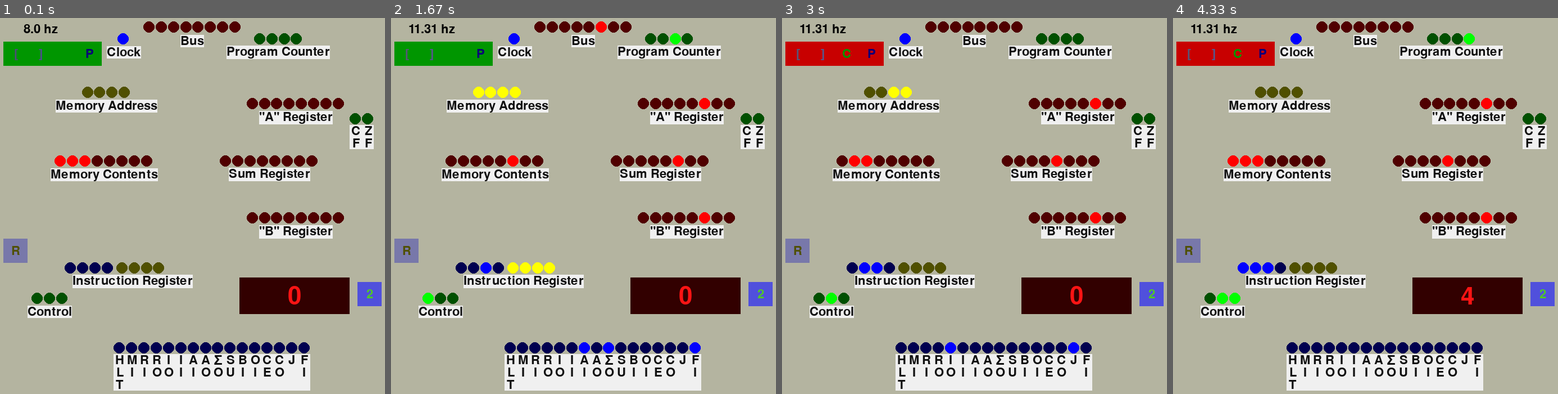
Above: before the commit, frames 1-4 (left to right).
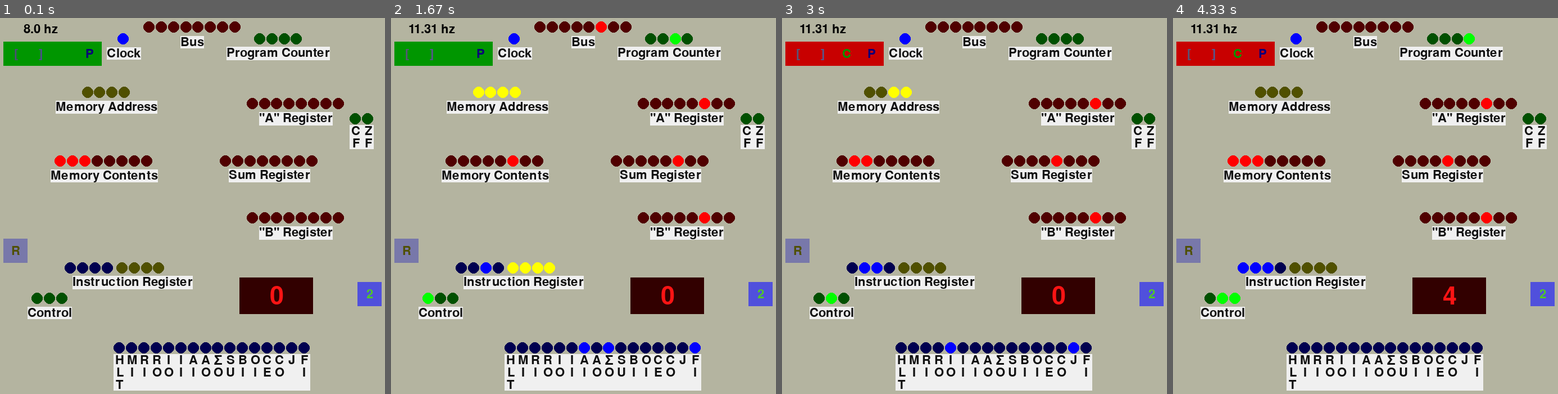
Above: after the commit, the same moments.

Repository: beauxq/be8bbbce
Game: pygame game, started from visual.py
Same seed, same stepped clock (60 frames per second), same inputs: the game is played once before the commit and once after it.
Inputs:
- Up to frame 1 (0.1 s): no input
- Up to frame 2 (1.67 s): tap  at 0.33 s; tap Space at 0.67, 1.07, 1.37, 1.57 s
- Up to frame 3 (3 s): tap Space at 1.9, 2.2, 2.4, 2.7, 2.97 s
- Up to frame 4 (4.33 s): tap Space at 3.3, 3.6, 3.73, 4.13 s; tap  at 3.38, 3.82 s

The runs differ from the first frame. In frame 1, 4.3% of the frame differs, in the area x 7-91%, y 4-81%; in frame 2, 4.3%; in frame 3, 4.3%; in frame 4, 4.3%.

Commit message:
more layout optimizing

Diff:
--- a/visualcomponents/visualmain.py
+++ b/visualcomponents/visualmain.py
@@ -1,3 +1,4 @@
+from math import log2
 from typing import Tuple, List, Union
 import pygame
 from computer import Computer
@@ -13,6 +14,7 @@
 
 class VisualMain:
     def __init__(self, computer: Computer):
+        pygame.display.set_caption("be8bbbce")
         self.screen = pygame.display.set_mode((700, 700), pygame.RESIZABLE)
         self.computer = computer
         self.running = False
@@ -27,16 +29,25 @@
         self.clock_count = 0  # clock toggles since last change in hz
         self.last_ms = 0  # time of last change in hz (ms)
 
-        self.load_fonts()
-
-    def load_fonts(self):
-        # print("setting font size", int(self.led_size()) + 1)
+        self.load_dimensions()
+
+    def load_dimensions(self):
+        # print("setting font size", int(self.led_size + 1)
         # print("width", self.screen.get_width())
+        self.led_size = (min(self.screen.get_width(),
+                             self.screen.get_height()) /
+                         ((self.computer.bit_count * 2.5) + 12))
+        # control multiplier
+        self.mult = .25 * log2(self.computer.bit_count) + .25
         self.button_font = pygame.font.Font('freesansbold.ttf',
-                                            int(self.led_size()) + 1)
+                                            int((self.led_size + 1)
+                                                * self.mult))
         self.output_font = pygame.font.Font('freesansbold.ttf',
-                                            (int(self.led_size()) + 1) * 2)
+                                            int((self.led_size + 1)
+                                                * 2 * self.mult))
         self.label_font = self.button_font
+        self.vertical_label_font = pygame.font.Font('freesansbold.ttf',
+                                                    int(self.led_size + 1))
 
     def clock_count_reset(self):
         self.clock_count = 0
@@ -66,7 +77,7 @@
                                                       pygame.RESIZABLE)
                 self.screen.blit(old_surface_saved, (0, 0))
                 del old_surface_saved
-                self.load_fonts()
+                self.load_dimensions()
                 # note this pygame bug with resizing window:
                 # https://github.com/pygame/pygame/issues/201
                 # Resizing from the corner of the window doesn't work.
@@ -158,41 +169,40 @@
             color = (200, 0, 0)
         x = self.screen.get_width() * .02
         y = self.screen.get_height() * .1
-        size = self.led_size() * 2
+        size = self.led_size * 2 * self.mult
         pygame.draw.rect(self.screen, color, pygame.Rect(x, y, size * 4, size))
         # pause
         text = self.button_font.render('P', True, (10, 0, 120))
         text_rect = text.get_rect()
-        text_rect.center = (x + (size * 3.5), y + self.led_size())
+        text_rect.center = (x + (size * 3.5), y + (size / 2))
         self.screen.blit(text, text_rect)
         # clock tick
         text = self.button_font.render("C", True, (0, 150, 0))
         text_rect = text.get_rect()
-        text_rect.center = (x + (size * 2.5), y + self.led_size())
+        text_rect.center = (x + (size * 2.5), y + (size / 2))
         self.screen.blit(text, text_rect)
         # speed up
         color = int(252 * self.clock_hz_exponent / MAX_CLOCK_HZ_EXPONENT)
         text = self.button_font.render("]", True, (color, color, 140))
         text_rect = text.get_rect()
-        text_rect.center = (x + (size * 1.5), y + self.led_size())
+        text_rect.center = (x + (size * 1.5), y + (size / 2))
         self.screen.blit(text, text_rect)
         # slow down
         text = self.button_font.render("[", True, (color, color, 120))
         text_rect = text.get_rect()
-        text_rect.center = (x + (size * 0.5), y + self.led_size())
+        text_rect.center = (x + (size * 0.5), y + (size / 2))
         self.screen.blit(text, text_rect)
         # clock hz
         text = self.button_font.render(str(self.get_clock_hz()) + " hz",
                                        True, (0, 0, 0))
         text_rect = text.get_rect()
-        text_rect.center = (x + (size * 1.5), y - self.led_size())
+        text_rect.center = (x + (size * 1.5), y - (size / 2))
         self.screen.blit(text, text_rect)
 
         # reset button
         color = (120, 120, 170)
         x = self.screen.get_width() * .02
         y = self.screen.get_height() * .6
-        size = self.led_size() * 2
         pygame.draw.rect(self.screen, color, pygame.Rect(x, y, size, size))
         # r
         text = self.button_font.render('R', True, (80, 80, 0))
@@ -204,7 +214,6 @@
         color = (170, 80, 170) if self.twos else (80, 80, 220)
         x = self.screen.get_width() * .92
         y = self.screen.get_height() * .71
-        size = self.led_size() * 2
         pygame.draw.rect(self.screen, color, pygame.Rect(x, y, size, size))
         # 2
         text = self.button_font.render("2", True, (80, 200, 40))
@@ -216,20 +225,16 @@
         color = (50, 0, 0)
         x = self.screen.get_width() * .62
         y = self.screen.get_height() * .7
-        size = self.led_size() * 3
-        pygame.draw.rect(self.screen, color, pygame.Rect(x, y, size * 3, size))
+        height = self.led_size * 3 * self.mult
+        width = height * (bit_count / 8 + 1)
+        pygame.draw.rect(self.screen, color, pygame.Rect(x, y, width, height))
         # number
         value = self.computer.out.unsigned_to_signed(self.computer.out.value) \
             if self.twos else self.computer.out.value
         text = self.output_font.render(str(value), True, (250, 20, 20))
         text_rect = text.get_rect()
-        text_rect.center = (x + (size * 1.5), y + (size * 0.5))
-        self.screen.blit(text, text_rect)
-
-    def led_size(self):
-        return (min(self.screen.get_width(), self.screen.get_height()) /
-                ((self.computer.bit_count * 2.5) + 12)
-               )
+        text_rect.center = (x + (width * 0.5), y + (height * 0.5))
+        self.screen.blit(text, text_rect)
 
     def draw_value(self,
                    component: Register,
@@ -246,7 +251,7 @@
         y_portion is [0, 1] y location on screen - 0 top, 1 bottom
         led_color is tuple of 3 rgb floats [0, 1]
         """
-        bit_size = self.led_size()
+        bit_size = self.led_size
         width = bit_count * bit_size
         x = (self.screen.get_width() - width) * x_portion
         y = (self.screen.get_height() - bit_size) * y_portion
@@ -274,8 +279,8 @@
                 label_y = circle_y
                 for letter in this_label:
                     label_y += bit_size
-                    text = self.label_font.render(letter, True,
-                                                  (16, 16, 16))
+                    text = self.vertical_label_font.render(letter, True,
+                                                           (16, 16, 16))
                     text_rect = text.get_rect()
                     text_rect.center = (circle_x, label_y)
                     self.screen.blit(text, text_rect)
@@ -287,5 +292,5 @@
             x_text = x + (width / 2)
             if isinstance(component, IRReader):
                 x_text = x + (width / 3)
-            text_rect.center = (x_text, y + (bit_size * 1.6))
+            text_rect.center = (x_text, y + (bit_size * 1.6) + 2)
             self.screen.blit(text, text_rect)
